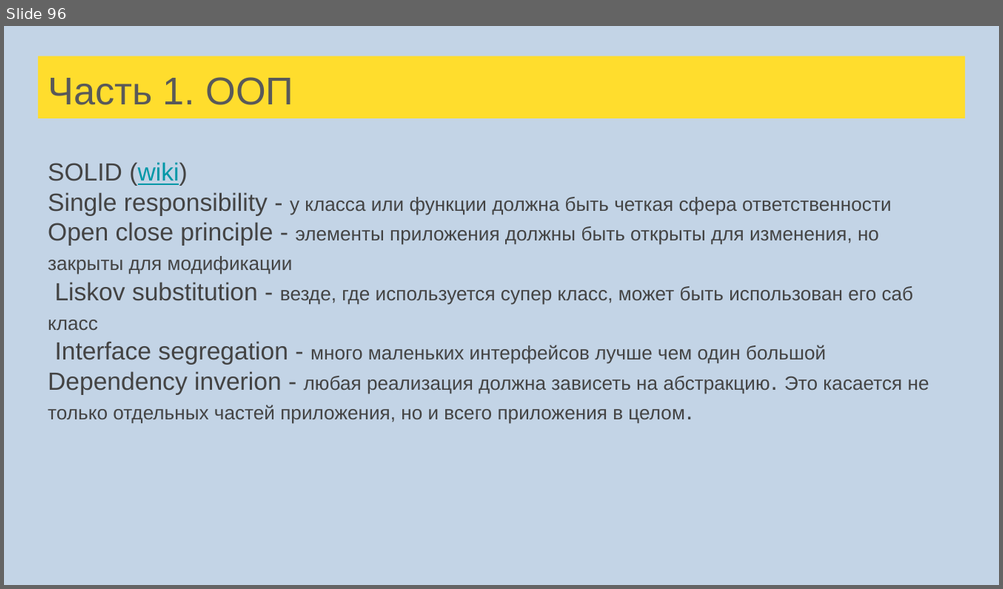
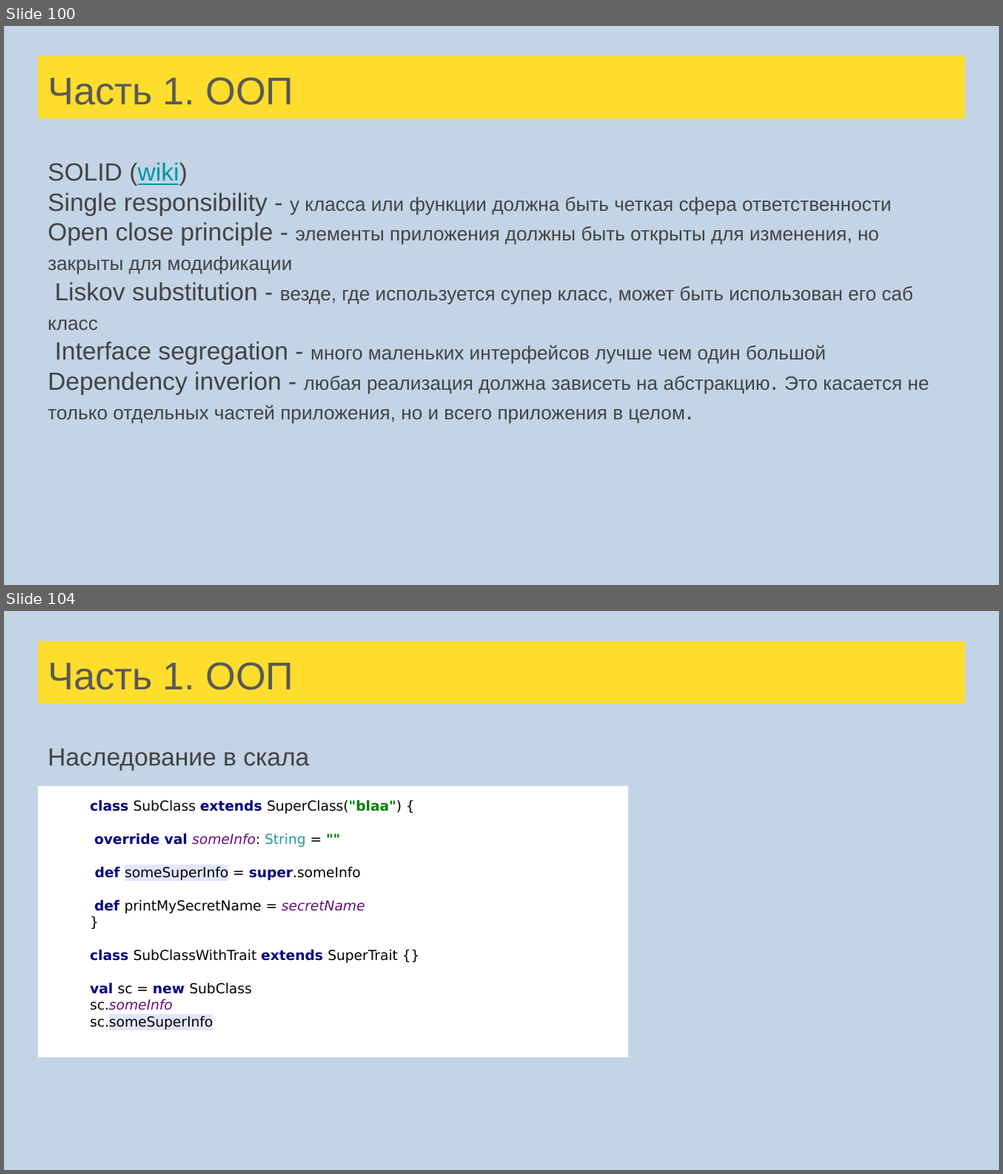
Before and after one commit to skye17/scala-school, a slide deck: src/main/resources/Лекции Scala для FinTech.pptx. Shown one above the other, each under a label of ours: slide 96 before the commit, slides 100 and 104 after it; the slides between them are not shown. The pictures are 1003x589 and 1003x1174 pixels, drawn with LibreOffice and Linux fonts; fonts in the diff are those of the drawing. Boxes give left, top, right and bottom in pixels: in the first picture for what was removed or moved away, otherwise in the second. Text is boxed around its words. In the diff, an @@ line names an element or a change of style, - is before the commit and + after.

```diff
--- a/src/main/resources/Лекции Scala для FinTech.pptx
+++ b/src/main/resources/Лекции Scala для FinTech.pptx
@@ slide 104 added at [4,611,999,1170], background #C3D4E6 @@
@@ title added at [38,641,965,703], fill #FFDD2D, 28 pt, text #595959 @@
+Часть 1. ООП
@@ text added at [48,749,309,770], 18 pt, text #434343 @@
+Наследование в скала
@@ rectangle added at [38,786,628,1057], fill #FFFFFF, 10 pt, text #000000 @@
+class SubClass extends SuperClass("blaa") {
+override val someInfo: String = ""
+def someSuperInfo = super.someInfo
+def printMySecretName = secretName
+}
+class SubClassWithTrait extends SuperTrait {}
+val sc = new SubClass
+sc.someInfo
+sc.someSuperInfo
@@ what was slide 96 is now slide 100 @@
```
Also in this commit, not shown: 5 slides changed, 16 other slides added, 1 slide removed, 20 other files.
